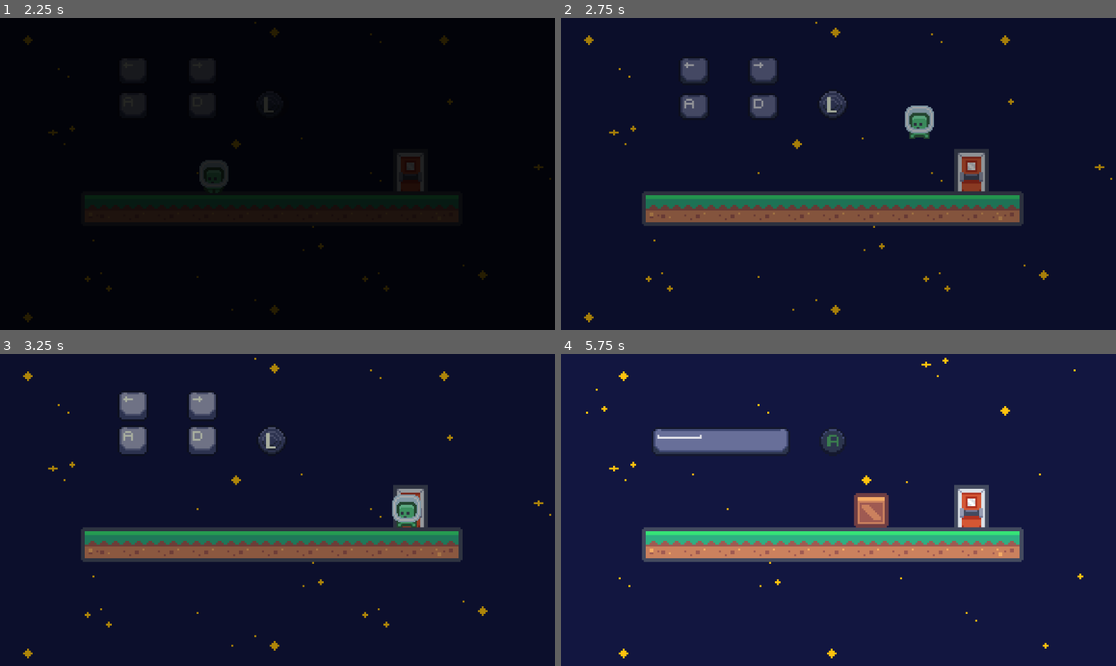
Above: before the commit, frames 1-4 (two rows, left to right).
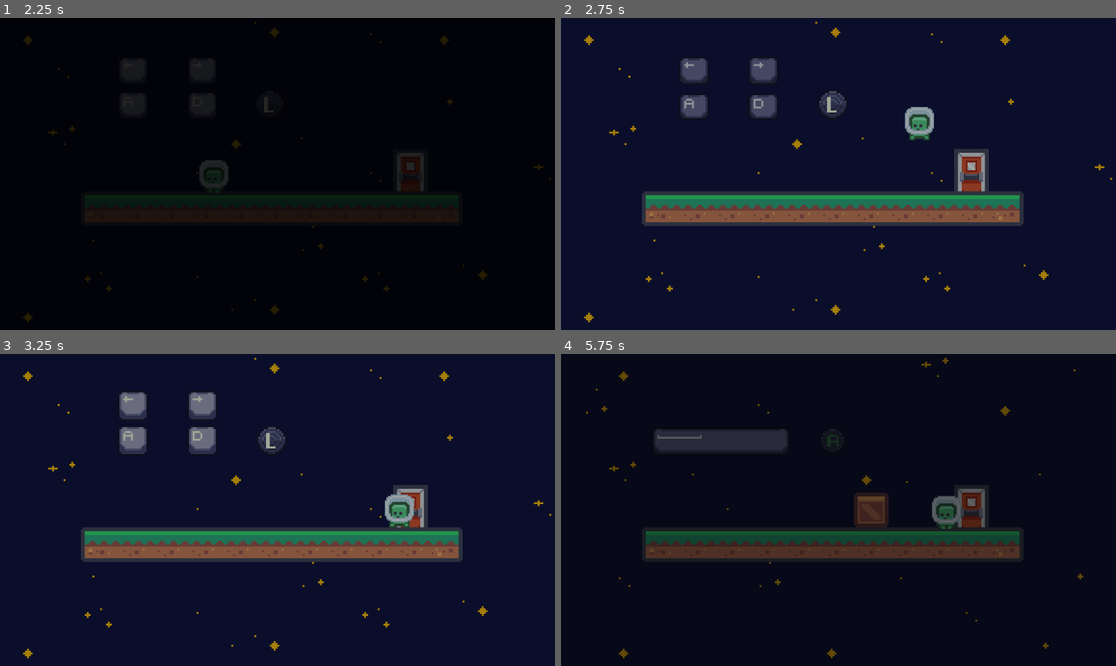
Above: after the commit, the same moments.

Repository: E-Be/GMTK_GJ2024
Game: Godot game, scene res://scenes/levels/levelWorld.tscn
Two runs of this game, one before a commit and one after it. Both use one fixed random seed, a clock stepped at 60 frames per second and the inputs below.
Inputs (mouse positions are in pixels of both pictures, inside the frame that each line leads up to):
- Up to frame 1 (2.25 s): click "Start" at 0.5 s; click "Start" at 1.25 s; tap Enter at 2 s; move the mouse to (399, 158) at 2.02 s; hold D (move_right) from 2.03 s (still down); tap S (look_down) at 2.1 s
- Up to frame 2 (2.75 s): keep holding D (move_right); tap Space (jump) at 2.27 s
- Up to frame 3 (3.25 s): keep holding D (move_right); move the mouse to (166, 525) at 2.77 s; tap W (look_up) at 2.85 s; tap Space (jump) at 3.02 s
- Up to frame 4 (5.75 s): move the mouse to (894, 441) at 3.52 s; release D (move_right) at 3.53 s; hold A (move_left) 3.53-4.28 s; hold Right mouse button (shoot_minus) 3.53-4.28 s; tap Space (jump) at 4.25, 4.52, 5.27 s; move the mouse to (810, 572) at 4.27 s; hold D (move_right) from 4.28 s (still down); click (810, 572) at 4.35 s; move the mouse to (1005, 556) at 5.02 s; tap S (look_down) at 5.1 s

Frame 1 is identical in both runs. In frame 2, 0.2% of the frame differs, in the area x 61-68%, y 28-40%; in frame 3, 0.5%; in frame 4, 100%, in the area x 0-100%, y 0-100%.

Commit message:
Only small crate can be pushed

Diff:
--- a/project.godot
+++ b/project.godot
@@ -69,6 +69,10 @@
 ]
 }
 
+[physics]
+
+common/physics_ticks_per_second=120
+
 [rendering]
 
 textures/canvas_textures/default_texture_filter=0
--- a/scripts/crate.gd
+++ b/scripts/crate.gd
@@ -1,11 +1,10 @@
 @tool
+class_name Crate
 extends PhysicsBody2D
 
 @export var state: Constants.State = Constants.State.NORMAL:
 	set(new_state):
 		state = new_state
-
-
 
 @onready  var hitbox: Hitbox = $Hitbox
 @onready var collision_shape_2d = $CollisionShape2D
@@ -13,7 +12,9 @@
 
 var mult = 1
 
+
 func _ready():
+
 
 	hitbox.hit.connect(tryStateChange)
 
@@ -22,6 +23,7 @@
 	if (state == Constants.State.BIG):
 		mult = 2
 	resize()
+
 
 func tryStateChange(change: Constants.StateChange):
 	print("Try stage change")
@@ -38,6 +40,7 @@
 			changeState(change)
 
 func changeState(change: Constants.StateChange):
+
 	if (change == Constants.StateChange.MINUS):
 		state -= 1
 		mult = 0.5
@@ -45,7 +48,9 @@
 		state += 1
 		mult = 2
 
+
 	resize()
+
 
 func resize():
 	var lastSize = collision_shape_2d.shape.get_size()
@@ -59,4 +64,5 @@
 		Constants.State.BIG:
 			sprite_2d.scale = Vector2(2,2)
 			hitbox.scale = Vector2(2,2)
+
 	collision_shape_2d.shape.set_size(lastSize * mult)
--- a/scripts/player.gd
+++ b/scripts/player.gd
@@ -5,6 +5,8 @@
 @export var jumpHeigth: float = 48
 @export var jumpTimeToPeak: float = 0.4
 @export var jumpTimeToDescent: float = 0.25
+
+@export var push_force = 10
 
 @export var weapon: Weapon
 
@@ -55,3 +57,8 @@
 		velocity.x = 0
 
 	move_and_slide()
+
+	for i in get_slide_collision_count():
+		var collision = get_slide_collision(i)
+		if (collision.get_collider() is Crate && collision.get_collider().state == Constants.State.SMALL):
+			collision.get_collider().apply_central_impulse(-collision.get_normal() * push_force)
